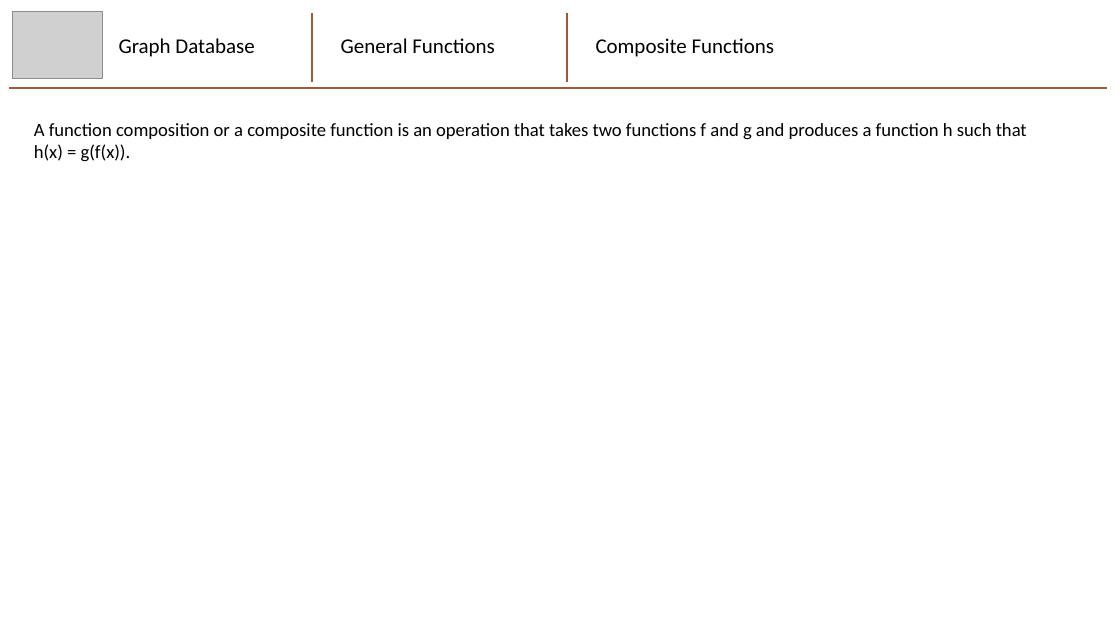
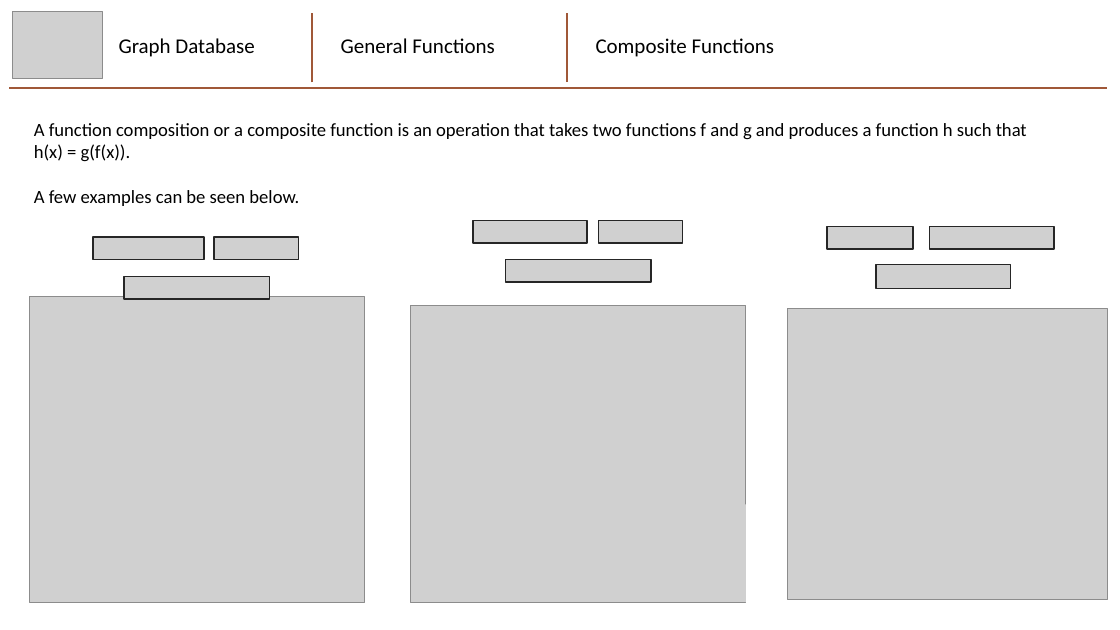
Before and after one commit to mhaythornthwaite/Testing_ML_Algorithms, a slide deck: slide 12 of Graphs_and_Functions/Graphs_and_Functions.pptx (slide 9 before the commit). Drawn at 1120x630 pixels with LibreOffice and Linux fonts; fonts in the diff are those of the drawing; grey boxes stand for pictures. Boxes give left, top, right and bottom in pixels: in the first picture for what was removed or moved away, otherwise in the second. Text is boxed around its words. In the diff, an @@ line names an element or a change of style, - is before the commit and + after.

```diff
--- a/Graphs_and_Functions/Graphs_and_Functions.pptx
+++ b/Graphs_and_Functions/Graphs_and_Functions.pptx
@@ text at bbox=[34, 190, 299, 206]: paragraph added @@
+A few examples can be seen below.
@@ picture added at bbox=[93, 237, 204, 260] @@
@@ picture added at bbox=[214, 237, 299, 260] @@
@@ picture added at bbox=[473, 221, 587, 244] @@
@@ picture added at bbox=[598, 221, 683, 244] @@
@@ picture added at bbox=[828, 227, 913, 250] @@
@@ picture added at bbox=[929, 227, 1054, 250] @@
@@ picture added at bbox=[506, 260, 652, 282] @@
@@ picture added at bbox=[876, 265, 1011, 289] @@
@@ picture added at bbox=[29, 297, 365, 602] @@
@@ picture added at bbox=[124, 276, 270, 299] @@
@@ picture added at bbox=[411, 305, 746, 602] @@
@@ picture added at bbox=[787, 308, 1107, 600] @@
@@ picture added at bbox=[613, 505, 746, 602] @@
```
Also in this commit, not shown: 1 other slide changed, 3 slides added, 2 other files.
